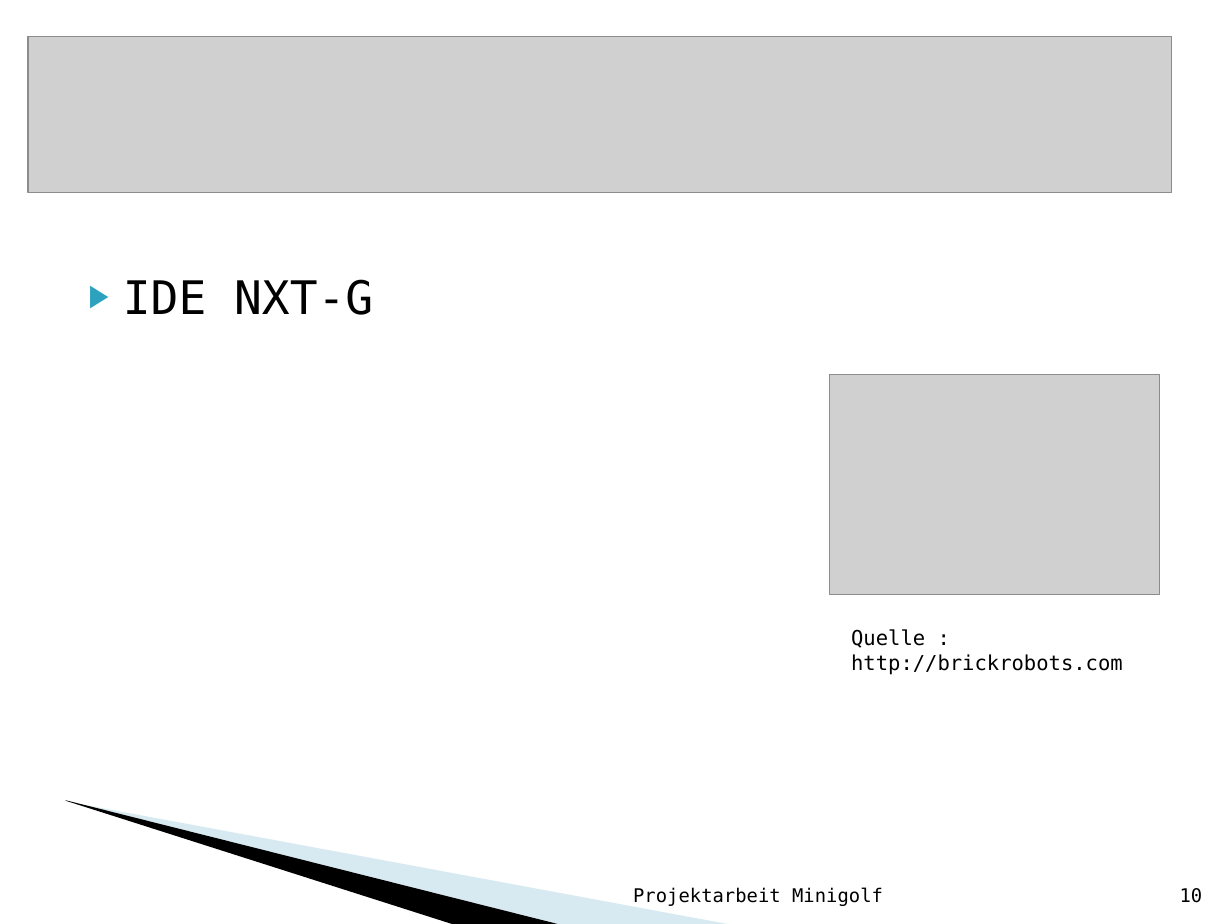
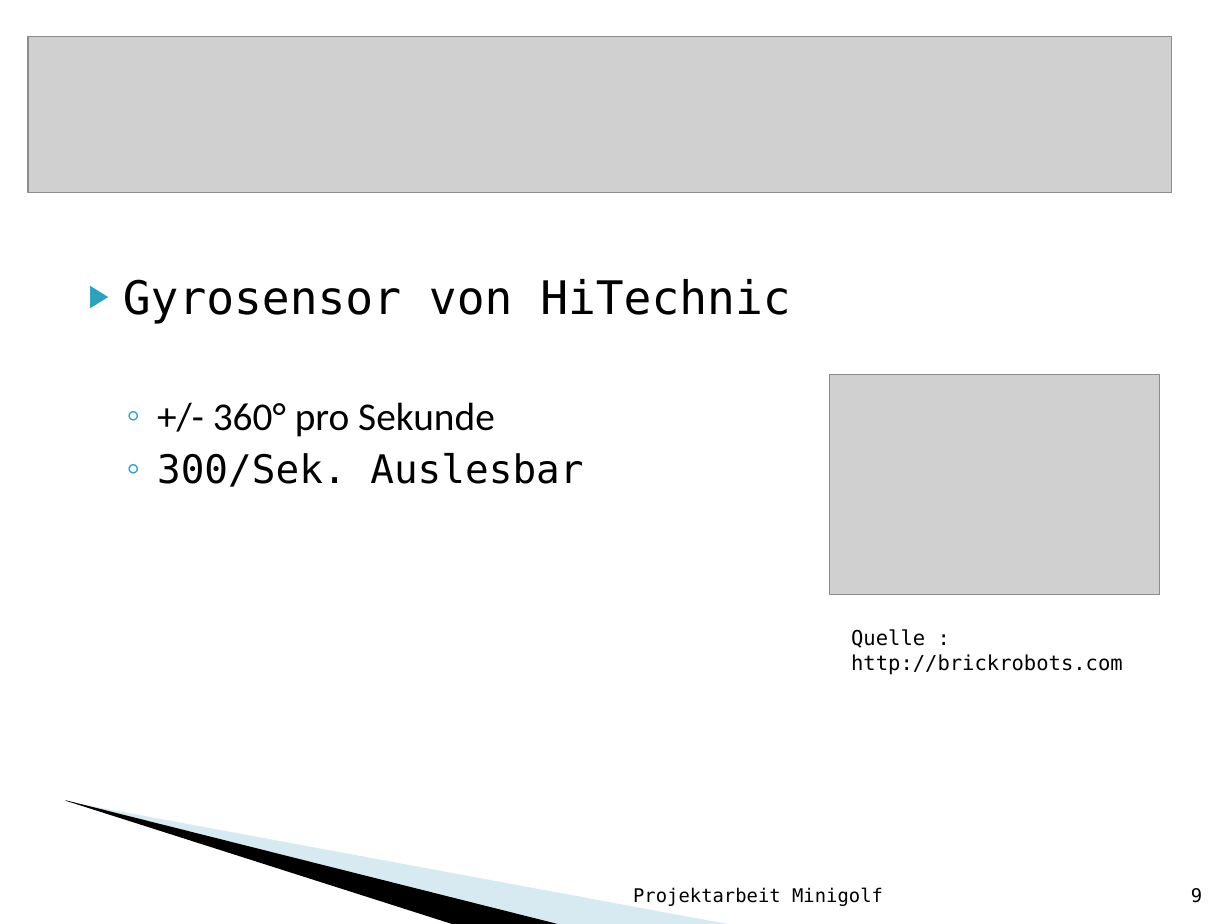
Before and after one commit to Rabbit2Clone/LegoMinigolfV1, a slide deck: slide 9 of Minigolf_mit_Lego_Mindstorms.ppt (slide 10 before the commit). Drawn at 1232x924 pixels with LibreOffice and Linux fonts; fonts in the diff are those of the drawing; grey boxes stand for pictures; background and template pictures are left out. Boxes give left, top, right and bottom in pixels: in the first picture for what was removed or moved away, otherwise in the second. Text is boxed around its words. In the diff, an @@ line names an element or a change of style, - is before the commit and + after.

```diff
--- a/Minigolf_mit_Lego_Mindstorms.ppt
+++ b/Minigolf_mit_Lego_Mindstorms.ppt
@@ text at [123, 279, 790, 487]: text changed; size 27 to 23 pt @@
-▶ IDE NXT-G
+▶ Gyrosensor von HiTechnic
+  ◦ +/- 360° pro Sekunde
+  ◦ 300/Sek. Auslesbar
@@ page number at [1191, 888, 1202, 903]: text changed @@
-10
+9
```
Also in this commit, not shown: 12 other slides changed, 2 slides added, 2 slides removed.
